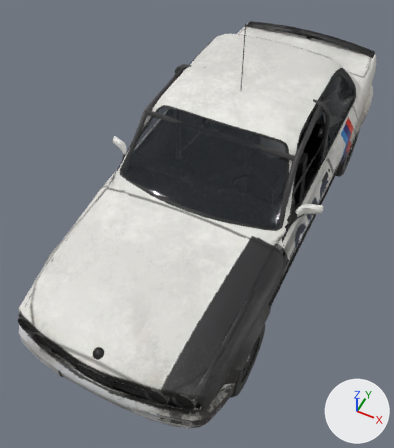
Renders of the glTF model public/cars/field/models/259.glb from each side of a commit.
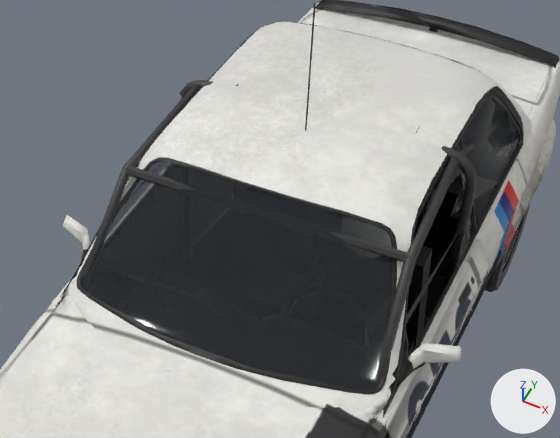
Each version is shown whole from a 50 mm lens placed at (1.3, -3.14, 3.86), pointed at (-0.03, -0.48, 0.54), then close up on the part from 20% to 95% of the width and 5% to 57% of the height. Every picture has the same lights, and +X, +Y and +Z are marked at lower right. The first two pictures are the older version. Vertices at exactly the same position are counted once.

Objects in the first close-up: 'body', 'wheel_rl'.
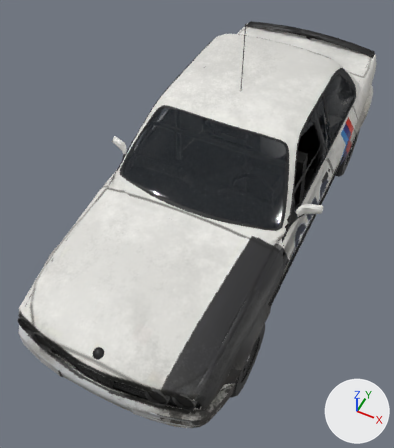
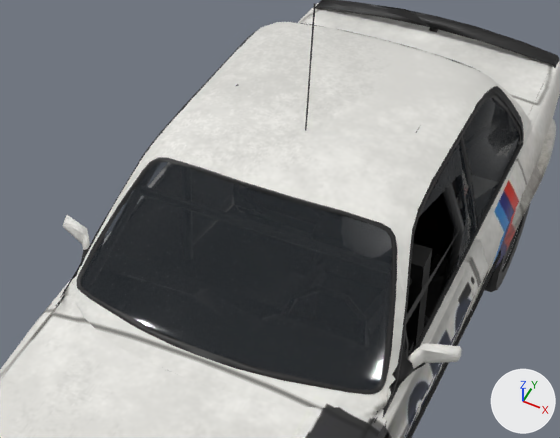
Location of each change, [x1, y1, x2, y2] in pixels of the close-ups (560 x 438 px; the box of a moved part takes in the faces that stretch with it):
part 1 of me_body_mesh, rebuilt: before [178, 80, 477, 292]; after [438, 164, 465, 293]
part 2 of me_body_mesh, deleted: before [125, 166, 410, 262]
part 3 of me_body_mesh, moved or reshaped (mostly hidden afterwards): before [376, 144, 474, 393]; after [378, 154, 459, 386]
part 4 of me_body_mesh, moved or reshaped (mostly hidden afterwards): before [82, 84, 429, 326]; after [134, 173, 429, 326]

The edits, one by one:
me_body_mesh is used by ob_body; location (0.0, 0.0, 0.0).
me_body_mesh had 7279 vertices, 8929 faces and spanned x -0.9..0.9, y -2.04..2.2, z 0.17..1.95.
me_body_mesh now has 7255 vertices, 8881 faces and spans x -0.9..0.9, y -2.04..2.2, z 0.17..1.95.
me_body_mesh part 1: the loose piece of 72 vertices spanning x -0.69..0.69, y 0.37..0.42, z 0.29..1.36 is rebuilt with 48 vertices and now spans x -0.69..0.69, y 0.37..0.42, z 0.3..1.36.
me_body_mesh part 2: the loose piece of 12 vertices spanning x -0.62..0.62, y -0.22..-0.18, z 1.25..1.28 is deleted.
Part 3, on me_body_mesh:
5 vertices are removed from x 0.7..0.74, y -0.59..0.4, z 0.58..0.84.
20 faces are deleted.
6 vertices in x 0.55..0.59, y 0.39..0.4, z 1.29..1.33 move by (-0.04, 0.0, -0.02).
4 vertices in x 0.59..0.64, y -0.2..-0.19, z 1.25..1.27 move by (-0.07, 0.11, -0.02).
3 vertices in x 0.6..0.61, y 0.4, z 1.31..1.35 move by (-0.06, 0.0, -0.03).
3 vertices in x 0.57..0.58, y 0.4, z 1.31..1.35 move by (-0.07, 0.0, -0.03).
13 vertices move from x 0.61..0.74, y -0.59..0.4, z 0.56..1.28 to x 0.54..0.71, y -0.59..0.4, z 0.6..1.27.
5 vertices are added at (0.68, -0.59, 0.58), (0.72, -0.59, 0.58), (0.69, -0.58, 0.56), (0.69, 0.39, 0.86), (0.73, 0.4, 0.84).
20 new faces join them, mat_car_users_cobyhartman_dev_probe_sim_tools_cars_kit_cache_import_259_derived_spec_py_livery (picture img_livery).
Part 4, on me_body_mesh:
6 vertices in x -0.68..-0.55, y -0.59..0.42, z 0.87..1.29 move by (0.01, 0.0, -0.01).
6 vertices in x -0.59..-0.55, y 0.39..0.4, z 1.29..1.33 move by (0.04, 0.0, -0.02).
4 vertices in x -0.64..-0.59, y -0.2..-0.19, z 1.25..1.27 move by (0.07, 0.11, -0.02).
3 vertices in x -0.58..-0.57, y 0.4, z 1.31..1.35 move by (0.07, 0.0, -0.03).
3 vertices in x -0.61..-0.6, y 0.4, z 1.31..1.35 move by (0.06, 0.0, -0.03).
8 vertices move from x -0.67..-0.54, y -0.58..0.41, z 0.87..1.3 to x -0.67..-0.53, y -0.58..0.41, z 0.85..1.3.
Other edits to the shape of me_body_mesh do not show in these pictures.
